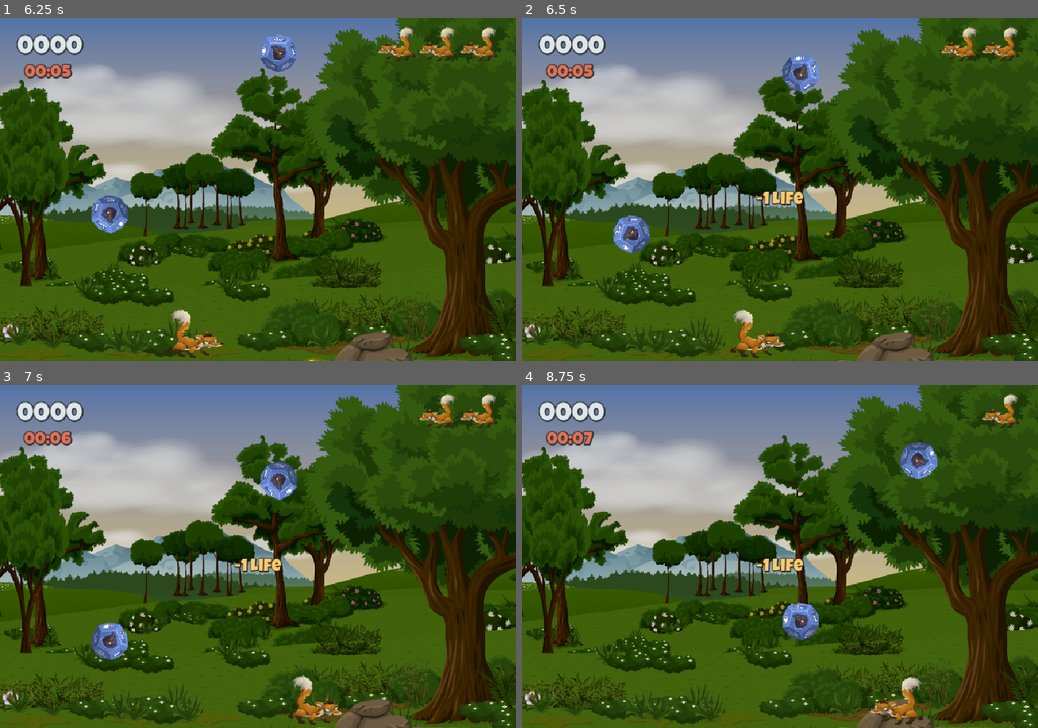
Above: before the commit, frames 1-4 (two rows, left to right).
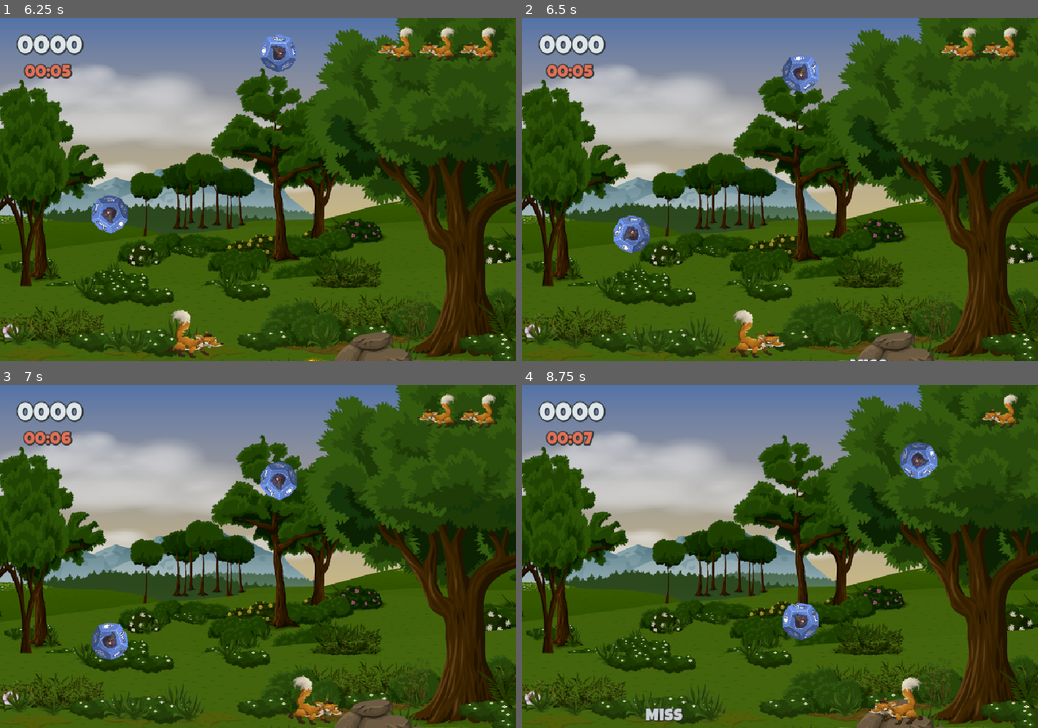
Above: after the commit, the same moments.

Repository: Newton-Duarte/godot-dice-catcher
Game: Godot game, scene res://scenes/main.tscn
Same seed, same stepped clock (60 frames per second), same inputs: the game is played once before the commit and once after it.
Inputs:
- Up to frame 1 (6.25 s): tap Enter (ui_accept) at 0.5, 0.77, 1.52, 3.02, 3.77, 4.52, 6.02 s; hold Right (ui_right) 0.53-1.28 s; hold Left (ui_left) 1.28-2.03 s; hold Right (ui_right) 2.03-3.53 s; hold Left (ui_left) 3.53-5.78 s; hold Right (ui_right) from 5.78 s (still down)
- Up to frame 2 (6.5 s): keep holding Right (ui_right)
- Up to frame 3 (7 s): keep holding Right (ui_right); tap Enter (ui_accept) at 6.77 s
- Up to frame 4 (8.75 s): tap Enter (ui_accept) at 7.52 s; release Right (ui_right) at 8.03 s; hold Left (ui_left) from 8.03 s (still down)

Frame 1 is identical in both runs. In frame 2, 0.3% of the frame differs, in the area x 45-71%, y 50-100%; in frame 3, 0.3%; in frame 4, 0.5%, in the area x 23-55%, y 50-99%.

Commit message:
feat: add animated label and label settings types

Diff:
--- /dev/null
+++ b/resources/red_label_32.tres
@@ -0,0 +1,12 @@
+[gd_resource type="LabelSettings" format=3 uid="uid://bc1po10logh11"]
+
+[ext_resource type="FontFile" uid="uid://bsflx7ihsm167" path="res://assets/LuckiestGuy-Regular.ttf" id="1_pbc3i"]
+
+[resource]
+font = ExtResource("1_pbc3i")
+font_size = 32
+font_color = Color(0.8392157, 0.1882353, 0.19215687, 1)
+outline_size = 4
+outline_color = Color(0.11764706, 0.11764706, 0.11764706, 1)
+shadow_size = 4
+shadow_color = Color(0.11764706, 0.11764706, 0.11764706, 1)
--- /dev/null
+++ b/resources/white_label_32.tres
@@ -0,0 +1,12 @@
+[gd_resource type="LabelSettings" format=3 uid="uid://0yxyve4ar1h6"]
+
+[ext_resource type="FontFile" uid="uid://bsflx7ihsm167" path="res://assets/LuckiestGuy-Regular.ttf" id="1_xokuu"]
+
+[resource]
+font = ExtResource("1_xokuu")
+font_size = 32
+font_color = Color(0.8745098, 0.9019608, 0.9137255, 1)
+outline_size = 4
+outline_color = Color(0.11764706, 0.11764706, 0.11764706, 1)
+shadow_size = 4
+shadow_color = Color(0.11764706, 0.11764706, 0.11764706, 1)
--- a/scenes/animated_label.tscn
+++ b/scenes/animated_label.tscn
@@ -1,6 +1,6 @@
 [gd_scene format=3 uid="uid://ca32qso81ipd"]
 
-[ext_resource type="LabelSettings" uid="uid://dub1v61e71yhj" path="res://resources/yellow_label_32.tres" id="1_2vpra"]
+[ext_resource type="LabelSettings" uid="uid://bc1po10logh11" path="res://resources/red_label_32.tres" id="1_2vpra"]
 
 [node name="AnimatedLabel" type="Label" unique_id=324072987]
 offset_right = 122.0
--- a/scripts/dice.gd
+++ b/scripts/dice.gd
@@ -14,7 +14,7 @@
 var speed_multiplier: float = 1.0
 var points: int = 1
 var dice_rare_color: Color = Color("#FFD700")
-var dice_bad_color: Color = Color("#d63031")
+var dice_bad_color: Color = Color("#D63031")
 var is_rare: bool = false
 var is_bad: bool = false
 
--- a/scripts/game.gd
+++ b/scripts/game.gd
@@ -2,6 +2,11 @@
 
 const DICE = preload("res://scenes/dice.tscn")
 const GAME_OVER = preload("uid://eii2vgkwahql")
+const ANIMATED_LABEL = preload("uid://ca32qso81ipd")
+
+const YELLOW_LABEL_32 = preload("uid://dub1v61e71yhj")
+const WHITE_LABEL_32 = preload("uid://0yxyve4ar1h6")
+const RED_LABEL_32 = preload("uid://bc1po10logh11")
 
 @onready var spawn_timer: Timer = $SpawnTimer
 @onready var score_label: Label = $CanvasLayer/ScoreLabel
@@ -29,12 +34,20 @@
 const DEFAULT_BONUS_LIVE_POINTS_NEEDED: int = 10
 const DEFAULT_STREAK_GOAL: int = 10
 
+enum LABEL_SETTINGS { WHITE, YELLOW, RED }
+
+var animated_label_settings: Dictionary[LABEL_SETTINGS, Resource] = {
+	LABEL_SETTINGS.WHITE: WHITE_LABEL_32,
+	LABEL_SETTINGS.YELLOW: YELLOW_LABEL_32,
+	LABEL_SETTINGS.RED: RED_LABEL_32
+}
+
 var _points: int = 0
 var _points_multiplier: int = 1
 var _streak_count: int = 0
 var _streak_goal: int = DEFAULT_STREAK_GOAL
 var _lives: int = 3
-var _bonus_live_points_needed: int = 10
+var _bonus_live_points_needed: int = DEFAULT_BONUS_LIVE_POINTS_NEEDED
 var _next_live_bonus_points: int = 0
 var _elapsed_time: float = 0
 
@@ -104,7 +117,8 @@
 	for index in life_icons.size():
 		life_icons[index].visible = index < _lives
 
-func show_feedback_label(text: String) -> void:
+func show_feedback_label(text: String, type: LABEL_SETTINGS = LABEL_SETTINGS.YELLOW) -> void:
+	feedback_label.label_settings = animated_label_settings[type]
 	feedback_label.text = text
 	feedback_label.show()
 	feedback_label_timer.start()
@@ -122,11 +136,14 @@
 	press_to_play_label.show()
 
 func lose_life() -> void:
+	if _points_multiplier > 1:
+		show_feedback_label("Streak Lost", LABEL_SETTINGS.RED)
+
 	_lives = max(_lives - 1, 0)
 	_points_multiplier = 1
 	_streak_count = 0
+	_next_live_bonus_points = 0
 	_bonus_live_points_needed = DEFAULT_BONUS_LIVE_POINTS_NEEDED
-	show_feedback_label("-1 Life")
 	update_lives()
 
 	if _lives <= 0:
@@ -134,26 +151,39 @@
 	else:
 		negative_sound.play()
 
-func check_bonus_life() -> void:
-	if _next_live_bonus_points >= _bonus_live_points_needed:
-		_next_live_bonus_points -= _bonus_live_points_needed
-		_lives = min(_lives + 1, MAX_LIVES)
-		extra_life_sound.play()
-		show_feedback_label("+1 Life")
-		update_lives()
+func should_add_bonus_life() -> bool:
+	return _next_live_bonus_points >= _bonus_live_points_needed
+
+func add_bonus_life() -> void:
+	_next_live_bonus_points -= _bonus_live_points_needed
+	_lives = min(_lives + 1, MAX_LIVES)
+	extra_life_sound.play()
+	update_lives()
 
 func check_streak() -> void:
 	if _points_multiplier == MAX_POINTS_MULTIPLIER:
 		return
 	if _streak_count >= _streak_goal:
 		_points_multiplier = min(_points_multiplier + 1, MAX_POINTS_MULTIPLIER)
-		show_feedback_label("x%d Combo" % _points_multiplier)
+		show_feedback_label("x%d Streak" % _points_multiplier)
 		_streak_count = 0
 		_bonus_live_points_needed = DEFAULT_BONUS_LIVE_POINTS_NEEDED * _points_multiplier
 
+func show_animated_label(text: String, type: LABEL_SETTINGS, position: Vector2) -> void:
+	var label_scene: Label = ANIMATED_LABEL.instantiate()
+	label_scene.label_settings = animated_label_settings[type]
+	label_scene.text = text
+	add_child(label_scene)
+	label_scene.global_position = position
+	var tween: Tween = create_tween()
+	tween.tween_property(label_scene, "global_position", label_scene.global_position - Vector2(0, 50), 0.3)
+	tween.tween_property(label_scene, "modulate:a", 0.0, 0.3)
+	tween.tween_callback(label_scene.queue_free)
+
 func _on_dice_off_screen(dice: Dice) -> void:
 	if dice.is_bad: return
-	show_feedback_label("Miss")
+
+	show_animated_label("Miss", LABEL_SETTINGS.WHITE, dice.global_position)
 	lose_life()
 
 func _on_feedback_label_timer_timeout() -> void:
@@ -176,13 +206,16 @@
 func _on_fox_dice_caught(dice: Dice) -> void:
 	if dice.is_bad:
 		lose_life()
+		show_animated_label("-1 Life", LABEL_SETTINGS.RED, dice.global_position)
 		return
 
 	var dice_points = dice.points * _points_multiplier
 	_points += dice_points
 	_next_live_bonus_points += dice_points
 	_streak_count += 1
-	show_feedback_label("+%s" % dice_points)
+	show_animated_label("+%s" % dice_points, LABEL_SETTINGS.YELLOW if dice.is_rare else LABEL_SETTINGS.WHITE, dice.global_position)
 	update_score_label()
-	check_bonus_life()
 	check_streak()
+	if should_add_bonus_life():
+		add_bonus_life()
+		show_animated_label("+1 Life", LABEL_SETTINGS.YELLOW, dice.global_position)
